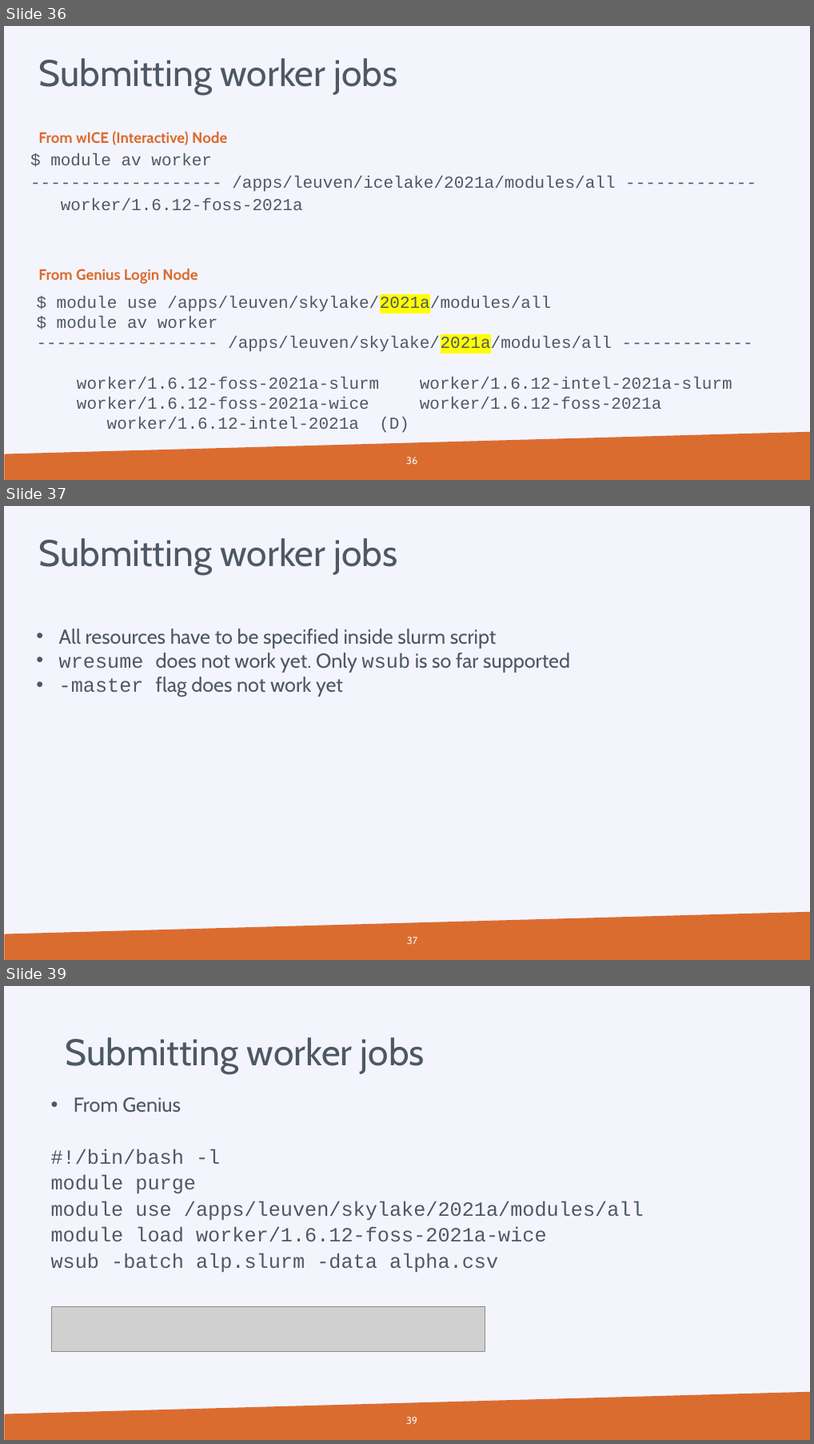
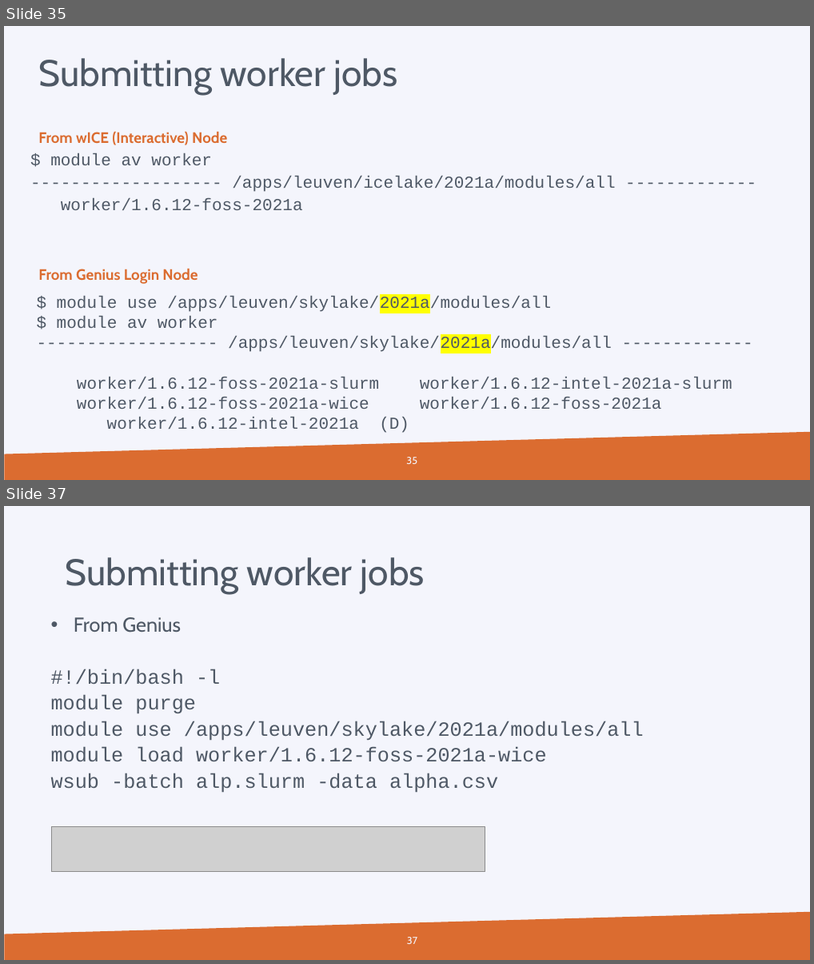
Before and after one commit to hpcleuven/Slurm-lunchbox, a slide deck: Slurm_Lunchbox.pptx. Shown one above the other, each under a label of ours: slides 36, 37 and 39 before the commit, slides 35 and 37 after it; the slides between them are not shown. The pictures are 814x1444 and 814x964 pixels, drawn with LibreOffice and Linux fonts; fonts in the diff are those of the drawing; grey boxes stand for pictures; background and template pictures are left out. Boxes give left, top, right and bottom in pixels: in the first picture for what was removed or moved away, otherwise in the second. Text is boxed around its words. In the diff, an @@ line names an element or a change of style, - is before the commit and + after.

```diff
--- a/Slurm_Lunchbox.pptx
+++ b/Slurm_Lunchbox.pptx
@@ slide 37 removed at (x1=4, y1=506, x2=810, y2=960), background #F4F5FC; not listed: 1 template element that a slide beside it also shows @@
@@ title removed at (x1=38, y1=538, x2=398, y2=575) @@
-Submitting worker jobs
@@ text removed at (x1=59, y1=628, x2=570, y2=696) @@
-  • All resources have to be specified inside slurm script
-  • wresume does not work yet. Only wsub is so far supported
-  • -master flag does not work yet
@@ page number removed at (x1=407, y1=936, x2=418, y2=944) @@
-37
@@ what was slide 36 is now slide 35 @@
@@ page number at (x1=406, y1=456, x2=418, y2=464): text changed @@
-36
+35
@@ what was slide 39 is now slide 37 @@
@@ page number at (x1=407, y1=936, x2=418, y2=944): text changed @@
-39
+37
```
Also in this commit, not shown: 5 slides changed, 1 other slide removed.
